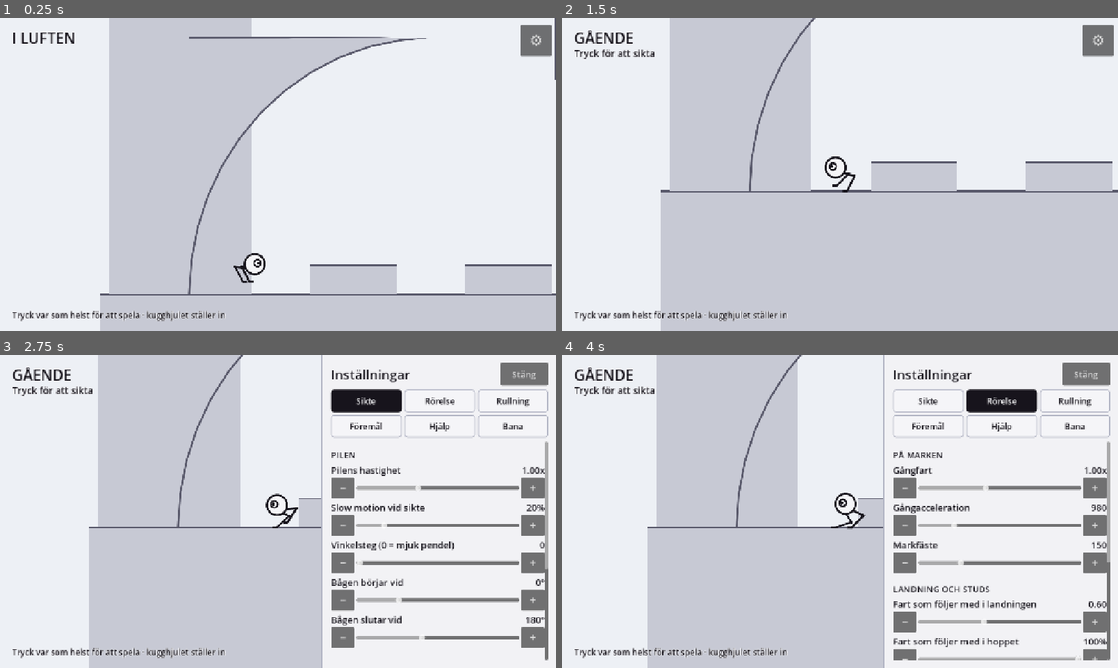
Above: before the commit, frames 1-4 (two rows, left to right).
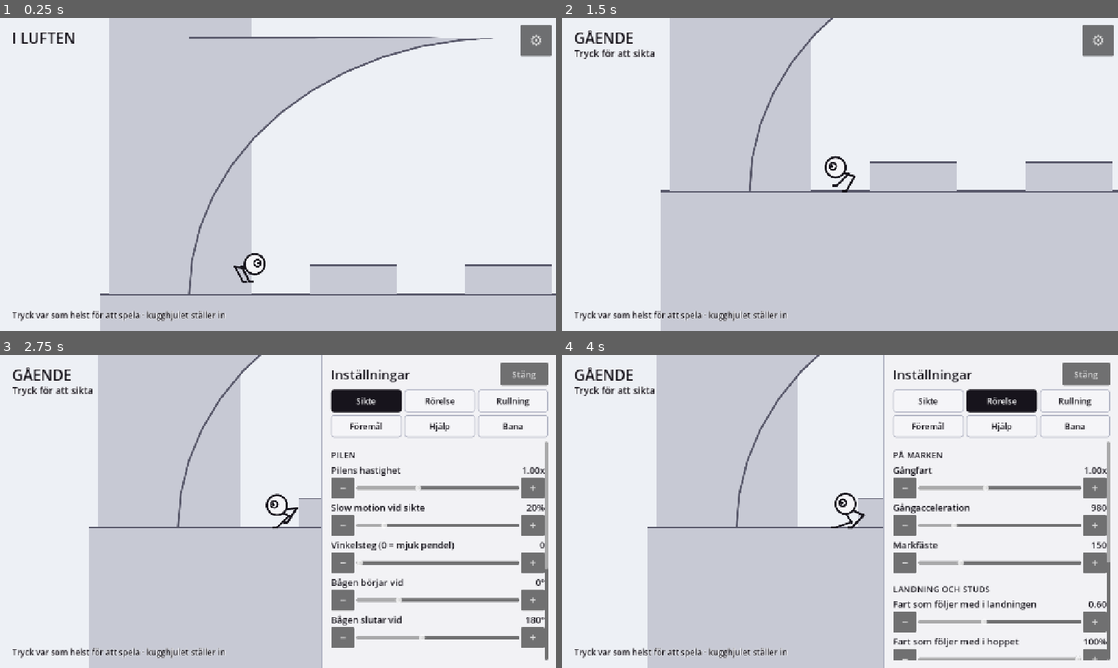
Above: after the commit, the same moments.

Repository: ojojboll-ui/Robo-ball
Game: Godot game, scene res://main/main.tscn
Same seed, same stepped clock (60 frames per second), same inputs: the game is played once before the commit and once after it.
Inputs:
- Up to frame 1 (0.25 s): no input
- Up to frame 2 (1.5 s): click "⚙" at 0.5 s; click "Stäng" at 1.25 s
- Up to frame 3 (2.75 s): click "⚙" at 2 s
- Up to frame 4 (4 s): click "Sikte" at 2.75 s; click "Rörelse" at 3.5 s

The runs differ from the first frame. In frame 1, 2.5% of the frame differs, in the area x 34-100%, y 0-87%; in frame 2, 0.6%; in frame 3, 0.5%; in frame 4, 0.5%.

Commit message:
Rampen: flaggan nås bara med fart, aldrig med ett hopp
Finalen är en skålramp i stället för ett hopp över ett gap. RB landar
rullande på avsatsen efter platåns krön, rullar över krönet ner i skålen,
genom botten och upp för uppstudsen — och kastas därifrån upp till flaggan.
Efter trycket på krönet behöver man inte trycka mer.

**Flaggan går inte att hoppa till**, och det visade sig vara ett fysikkrav
snarare än en banändring: hoppkraften läggs till den fart han redan har, så
ett hopp från stillastående mark ger 169 px höjd oavsett allt annat, och
dubbelhoppet 338. En ramp kan peka farten uppåt; ett hopp kan det inte.
Flaggan står nu 740 px över marken under den och 1840 px från närmaste
avsats i samma höjd.

Fyra mått föll ut av bygget, alla i METRICS och DECISIONS 29:

* Krönets radie måste vara minst v²/1550, annars lättar han. Vid 800 px/s
  alltså 413 px — skålens krön har 700.
* Bågen måste ha täta punkter. Krönet mäts som hur mycket lutningen ändrar
  sig per bildruta, och med glesa punkter kommer hela ändringen på en gång:
  mätt lyfte han från en 400-radie i 665 px/s, där gränsen ligger vid 190.
* Uppstudsen ska luta 45°, inte 62°. Den branta kastar honom nästan rakt
  upp — hög båge, men han landar där han startade.
* Läppen ska ligga i samma höjd som avsatsen. Varje 100 px den ligger under
  sänker toppen av bågen 22 px.

Mätt genom skålen: 1528 px/s i botten, 650 kvar vid läppen, bågen toppar
103 px över läppen och 152 px ut. Hela finalen mätt i ett stycke — ett
tryck och sedan ingenting: 20°–40° tar honom till flaggan på 3,3–3,7 s.
Långsammare än ~650 px/s in i skålen tar farten slut i uppstudsen och han
rullar tillbaka ner, utan skada.

Mittersta lianen är borta som önskat. De två kvarvarande sitter 250 px isär
och balkongen är förlängd till x=980, så att sista svinget dit är 270 px —
samma mått som mätningen redan godkänt. Hela mellersta farleden mätt om:
3–6 vinklar av 9 på varje grepp.

Två buggar hittade på vägen och fixade:

* Efter en omladdning pekade spelet på den *gamla* flaggan. queue_free()
  städar först i slutet av bildrutan, så noderna låg kvar som barn medan den
  nya banan byggdes. Nu tas de ur trädet först.
* Rampens ändkanter måste vara lodräta. En vinkelrät kant på en
  45-graders läpp lämnar en liten hylla utanför rampen, och mätt blev RB
  stående på den i stället för att falla ner.

Rampen är en remsa med jämn tjocklek och inte ett massivt berg: under den
löper marken hela vägen, så den som missar flygturen kan gå tillbaka i
stället för att sitta fast.

Co-Authored-By: Claude Opus 5 <noreply@anthropic.com>
Claude-Session: https://claude.ai/code/session_01BFuXiawrAFSoffrH8t6SUi

Diff:
--- a/game/_route.gd
+++ b/game/_route.gd
@@ -31,32 +31,18 @@
 	level = main.get("_level")
 	var floors: Array = level.data["floors"]
 	var labels := ["marken", "F", "G", "H", "D", "E", "blocket", "A", "B", "C",
-		"torntopp", "tornfot"]
+		"platån", "torntopp", "tornfot"]
 	for i in floors.size():
 		names[labels[i]] = floors[i]
 
 	var legs: Array[Dictionary] = [
-		{"k": "mark", "n": "start → F", "at": Vector2(400, 560), "f": 1, "to": "F", "lo": 10},
-		{"k": "mark", "n": "F → G", "at": Vector2(640, 520), "f": 1, "to": "G", "lo": 10},
-		{"k": "mark", "n": "G → H", "at": Vector2(980, 520), "f": 1, "to": "H", "lo": 10},
-		{"k": "mark", "n": "H → D", "at": Vector2(1320, 520), "f": 1, "to": "D", "lo": 20},
-		{"k": "mark", "n": "D → E", "at": Vector2(1610, 430), "f": 1, "to": "E", "lo": 20},
-		{"k": "mark", "n": "E → blocket", "at": Vector2(1910, 345), "f": 1, "to": "blocket", "lo": 20},
-		{"k": "grab", "n": "blocket → stång 5", "at": Vector2(2170, 260), "f": -1, "to": 5, "lo": 90, "hi": 170},
-		{"k": "hang", "n": "stång 5 → stång 4", "from": 5, "to": 4, "lo": 100, "hi": 170},
-		{"k": "hang", "n": "stång 4 → lian 3", "from": 4, "to": 3, "lo": 100, "hi": 170},
-		{"k": "hang", "n": "lian 3 → lian 2", "from": 3, "to": 2, "lo": 100, "hi": 170},
+		{"k": "grab", "n": "blocket → stång 4", "at": Vector2(2170, 260), "f": -1, "to": 4, "lo": 90, "hi": 170},
+		{"k": "hang", "n": "stång 4 → stång 3", "from": 4, "to": 3, "lo": 100, "hi": 170},
+		{"k": "hang", "n": "stång 3 → lian 2", "from": 3, "to": 2, "lo": 100, "hi": 170},
 		{"k": "hang", "n": "lian 2 → lian 1", "from": 2, "to": 1, "lo": 100, "hi": 170},
 		{"k": "hangtop", "n": "lian 1 → balkongen", "from": 1, "to": "balkongen", "lo": 100, "hi": 170},
-		{"k": "mark", "n": "balkongen → stång 0", "at": Vector2(500, 30), "f": -1, "to": 0, "lo": 50, "hi": 130, "swing": true},
+		{"k": "mark", "n": "balkongen → stång 0", "at": Vector2(600, 30), "f": -1, "to": 0, "lo": 50, "hi": 130, "swing": true},
 		{"k": "hangtop", "n": "stång 0 → pelartoppen", "from": 0, "to": "pelartoppen", "lo": 80, "hi": 170},
-		{"k": "mark", "n": "pelartoppen → A", "at": Vector2(320, -200), "f": 1, "to": "A", "lo": 20},
-		{"k": "mark", "n": "A → B", "at": Vector2(640, -300), "f": 1, "to": "B", "lo": 20},
-		{"k": "mark", "n": "B → C", "at": Vector2(960, -390), "f": 1, "to": "C", "lo": 20},
-		{"k": "mark", "n": "C → platån", "at": Vector2(1280, -480), "f": 1, "to": "platån", "lo": 20},
-		{"k": "mark", "n": "platåkrönet → avsatsen", "at": Vector2(1750, -580), "f": 1, "to": "avsatsen", "lo": 20},
-		{"k": "mark", "n": "avsatsen → tornet (stillastående)", "at": Vector2(2340, -420), "f": 1, "to": "torntopp", "lo": 20},
-		{"k": "final", "n": "avsatsen → tornet (med fart)"},
 	]
 	var args := OS.get_cmdline_user_args()
 	var first := int(args[0]) if args.size() > 0 else 0
@@ -254,6 +240,6 @@
 		return "platån"
 	if absf(feet + 150.0) < 30.0 and x < 460.0:
 		return "pelartoppen"
-	if absf(feet - 78.0) < 30.0 and x > 280.0 and x < 870.0:
+	if absf(feet - 78.0) < 30.0 and x > 280.0 and x < 1020.0:
 		return "balkongen"
 	return "annat (%.0f, %.0f)" % [x, feet]
--- a/game/world/level.gd
+++ b/game/world/level.gd
@@ -10,7 +10,13 @@
 var data: Dictionary = {}
 
 func load_level(index: int) -> void:
+	# Ta ut dem ur trädet *innan* de frigörs. queue_free() städar först i slutet
+	# av bildrutan, så en nod som bara köats ligger kvar som barn ända tills dess
+	# — och då kan flag() och has_enemies() svara med den gamla banans saker i
+	# samma ögonblick som den nya byggs. Mätt: målflaggan pekade efter en omstart
+	# på en redan frigjord flagga, som dessutom redan var tagen.
 	for child in get_children():
+		remove_child(child)
 		child.queue_free()
 	data = Levels.build(index)
 	for r: Rect2 in solids():
--- a/game/world/levels.gd
+++ b/game/world/levels.gd
@@ -359,6 +359,73 @@
 		pts.append(Vector2(lerpf(from.x, to.x, t), from.y + (to.y - from.y) * sin(t * PI * 0.5)))
 	return pts
 
+## Skålen: avsatsen som rullar över i en backe, en rundad botten och en uppstuds.
+##
+## Formen är inte pynt utan tre krav ur fysiken:
+##
+## 1. **Avsatsen övergår i backen.** Han kommer inte gående — RB går aldrig ner
+##    för något brantare än ungefär 33°, och kantskyddet vänder honom. Men den
+##    som *rullar* lyder inget kantskydd, och rullar han över ett krön med stor
+##    radie sitter han kvar i ytan hela vägen ner. Ett hopp ner i skålen provades
+##    först och visade sig omöjligt att bygga: hur fort han råkade rulla avgjorde
+##    var han landade, och landade han för långt ner slog han i botten och tappade
+##    allt. Med ett krön i stället spelar farten ingen roll för vägen, bara för
+##    hur högt han till slut kastas.
+## 2. **Botten är en båge och inte ett hörn.** Ett hörn hade kastat bort den del
+##    av farten som pekar in i den nya ytan — i 45° är det 71 % av allt han har.
+## 3. **Uppstudsen är konkav.** En konkav yta släpper honom aldrig; den trycker
+##    honom in i sig. Han följer den alltså tills bollen tappar greppet vid
+##    Settings.roll_max_slope (62°) och kastas ut i just den riktningen. Det är
+##    hela mekaniken: farten han samlat i backen pekar *uppåt* när han lämnar
+##    rampen. Ett hopp kan aldrig göra det åt honom — hoppkraften läggs till den
+##    fart han redan har, och står han still finns ingen uppåtfart att lägga den
+##    till. Därför går flaggan bara att nå via rampen.
+## En cirkelbåge, med gott om punkter. Antalet är inte en smaksak: krönet mäts
+## av spelet som hur mycket underlagets lutning ändrar sig medan han rör sig, och
+## med glesa punkter kommer hela ändringen i ett enda hopp. Då ser en mjuk kurva
+## ut som ett tvärt hörn, och han släpper ytan i onödan — mätt lyfte han från ett
+## krön med radien 400 px i 665 px/s, där den verkliga gränsen ligger vid 190.
+##
+## `crest` vänder på bågen: falskt ger en dal med medelpunkten
+## ovanför ytan, sant ett krön med medelpunkten under.
+static func _arc(center: Vector2, radius: float, from_deg: float, to_deg: float,
+		steps: int, crest := false) -> PackedVector2Array:
+	var pts := PackedVector2Array()
+	var flip := -1.0 if crest else 1.0
+	for i in steps + 1:
+		var phi := deg_to_rad(lerpf(from_deg, to_deg, float(i) / float(steps)))
+		pts.append(center + Vector2(sin(phi), cos(phi) * flip) * radius)
+	return pts
+
+## Gör en yta till en solid remsa med jämn tjocklek. Skålen är alltså en ramp och
+## inte ett massivt berg: under den går det att gå, och det är där den som missar
+## hamnar (princip 4 — aldrig en återvändsgränd).
+static func _ramp_body(raw: PackedVector2Array, thickness: float) -> PackedVector2Array:
+	# Dubblettpunkter måste bort först. En båge som börjar där föregående del
+	# slutade ger ett segment med längden noll, och runt det viker undersidan
+	# tillbaka över sig själv — polygonen korsar sig själv och motorn vägrar
+	# bygga den. Felet syns bara som "Convex decomposing failed".
+	var surface := PackedVector2Array()
+	for p in raw:
+		if surface.is_empty() or surface[surface.size() - 1].distance_to(p) > 0.5:
+			surface.append(p)
+	var out := PackedVector2Array(surface)
+	# Undersidan läggs vinkelrätt mot ytan och inte rakt ner. Rakt ner fungerar
+	# bara så länge ytan är flack: i 62° flyttar 110 px nedåt kanten bara 52 px
+	# åt sidan, och då korsar undersidan ovansidan — polygonen blir omöjlig att
+	# dela upp och motorn vägrar bygga den.
+	for i in range(surface.size() - 1, -1, -1):
+		# Ändpunkterna får en lodrät kant. En vinkelrät kant på en 45-graders
+		# läpp lämnar en liten hylla utanför rampen, och mätt blev RB stående på
+		# den i stället för att falla ner — en hylla som inte syns är en
+		# återvändsgränd som inte går att förstå.
+		if i == 0 or i == surface.size() - 1:
+			out.append(surface[i] + Vector2(0.0, thickness))
+			continue
+		var tangent := (surface[i + 1] - surface[i - 1]).normalized()
+		out.append(surface[i] + Vector2(-tangent.y, tangent.x) * thickness)
+	return out
+
 ## Överhänget vid starten: en balkong vars undersida svänger ner till marken i en
 ## kvartscirkel. Den stänger vägen åt vänster utan att se ut som en osynlig mur,
 ## och den är samtidigt skyddsnätet för den som missar stången ovanför: den som
@@ -384,17 +451,22 @@
 ## från — marken bär hela banan, det stora blocket ligger under gapet till tornet
 ## och balkongen under stången. Ingen väg kan alltså köra fast (princip 4).
 static func _climb() -> Dictionary:
-	var right := 3270.0
-
-	var plateau := PackedVector2Array([Vector2(1520.0, -520.0), Vector2(1830.0, -520.0)])
-	plateau.append_array(_slope(Vector2(1830.0, -520.0), Vector2(2030.0, -380.0)))
-	plateau.append_array(PackedVector2Array([
-		Vector2(2450.0, -380.0), Vector2(2450.0, -180.0), Vector2(1520.0, -180.0)]))
+	var right := 5400.0
+
+	# Avsatsen och skålen är en och samma yta: plant, krön, backe, botten, uppstuds.
+	# Krönets radie är räknad och inte vald: han släpper ytan när v²/r går över
+	# tyngden plus markfästet (1550), och han kommer in i som mest ~800 px/s —
+	# alltså krävs minst 800²/1550 = 413 px. 700 ger marginal även om någon
+	# skruvar upp hoppkraften i panelen.
+	var surface := PackedVector2Array([Vector2(2400.0, -380.0), Vector2(2800.0, -380.0)])
+	surface.append_array(_arc(Vector2(2800.0, 320.0), 700.0, 0.0, 42.0, 60, true))
+	surface.append_array(_arc(Vector2(3841.0, 60.0), 190.0, -42.0, 45.0, 30))
+	surface.append(Vector2(4549.0, -380.0))
 
 	return {
 		"name": "Klättringen",
 		"right_edge": right,
-		"top_edge": -620.0,
+		"top_edge": -640.0,
 		"floors": [
 			Rect2(100, GROUND_Y, right - 40.0, 320),
 			# Nedersta farleden: tre trappsteg och två avsatser upp till blocket.
@@ -403,37 +475,40 @@
 			Rect2(1240, 577, 190, 63),
 			Rect2(1530, 488, 190, 60),
 			Rect2(1830, 399, 190, 60),
-			# Blocket går ända fram till tornets fot, så att den som missar sista
-			# hoppet landar på det i stället för i en grop utan utgång.
-			Rect2(2120, 310, 800, 330),
+			# Blocket: en fribärande avsats, inte ett berg. Den som missar ett hopp
+			# landar på den och kan ta sig vidare via stängerna — och under den
+			# löper marken hela vägen, så ingen väg kan köra fast.
+			Rect2(2120, 310, 680, 110),
 			# Översta farleden.
 			Rect2(560, -250, 190, 90),
 			Rect2(880, -340, 190, 70),
 			Rect2(1200, -430, 190, 70),
-			# Flaggtornet: bred topp på smal fot, alltså ett överhäng åt vänster.
-			# Det går bara att nå uppifrån, aldrig genom att klättra.
-			Rect2(2620, -440, 500, 280),
-			Rect2(2920, -160, 200, 800),
+			# Platån. Krönet är ett avstamp: härifrån hoppar han ner på avsatsen.
+			Rect2(1520, -520, 830, 340),
+			# Flaggtornet. Toppen ligger 680 px över blocket och 1200 px från
+			# avsatsen: dubbelhoppet når 338, längsta hopp 346.
+			Rect2(4640, -430, 460, 250),
+			Rect2(4900, -180, 200, 820),
 		],
 		"walls": [Rect2(120, -150, 310, 790)],
-		"ramps": [_overhang(295.0, 830.0, 78.0), plateau],
+		"ramps": [_overhang(295.0, 980.0, 78.0), _ramp_body(surface, 70.0)],
 		"crates": [],
 		"swings": [
 			{"pos": Vector2(480, -130), "kind": "bar", "length": 0.0},
-			{"pos": Vector2(1100, -120), "kind": "vine", "length": 290.0},
-			{"pos": Vector2(1330, -120), "kind": "vine", "length": 290.0},
-			{"pos": Vector2(1560, -120), "kind": "vine", "length": 290.0},
-			{"pos": Vector2(1770, 160), "kind": "bar", "length": 0.0},
-			{"pos": Vector2(1980, 170), "kind": "bar", "length": 0.0},
-		],
-		"flag": Vector2(2820, -440),
+			{"pos": Vector2(1250, -120), "kind": "vine", "length": 290.0},
+			{"pos": Vector2(1500, -120), "kind": "vine", "length": 290.0},
+			{"pos": Vector2(1740, 160), "kind": "bar", "length": 0.0},
+			{"pos": Vector2(1960, 170), "kind": "bar", "length": 0.0},
+		],
+		"flag": Vector2(4820, -430),
 		"spawns": [
 			{"name": "Start", "pos": Vector2(400, 580)},
 			{"name": "Trappan", "pos": Vector2(1590, 420)},
-			{"name": "Stängerna", "pos": Vector2(2180, 250)},
+			{"name": "Stängerna", "pos": Vector2(2200, 250)},
 			{"name": "Balkongen", "pos": Vector2(600, 20)},
 			{"name": "Pelartoppen", "pos": Vector2(250, -210)},
-			{"name": "Platån", "pos": Vector2(1620, -580)},
-			{"name": "Flaggan", "pos": Vector2(2720, -500)},
+			{"name": "Platån", "pos": Vector2(2000, -580)},
+			{"name": "Avsatsen", "pos": Vector2(2500, -440)},
+			{"name": "Flaggan", "pos": Vector2(4740, -490)},
 		],
 	}
Not shown, changed: README.md
Not shown, changed: docs/DECISIONS.md
Not shown, changed: docs/DESIGN.md
Not shown, changed: docs/METRICS.md
